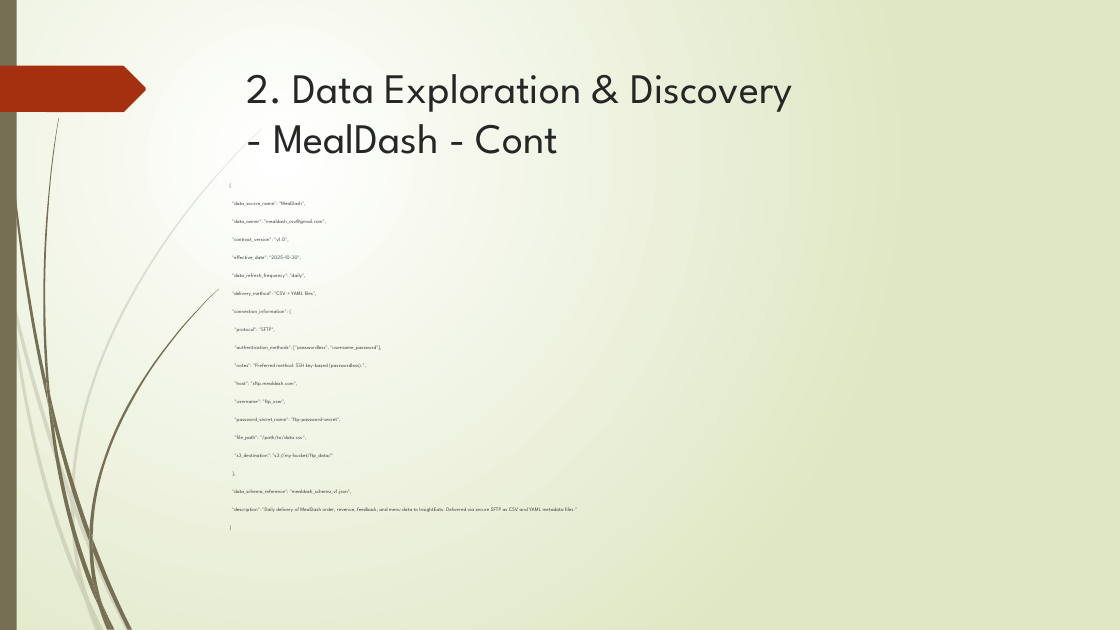
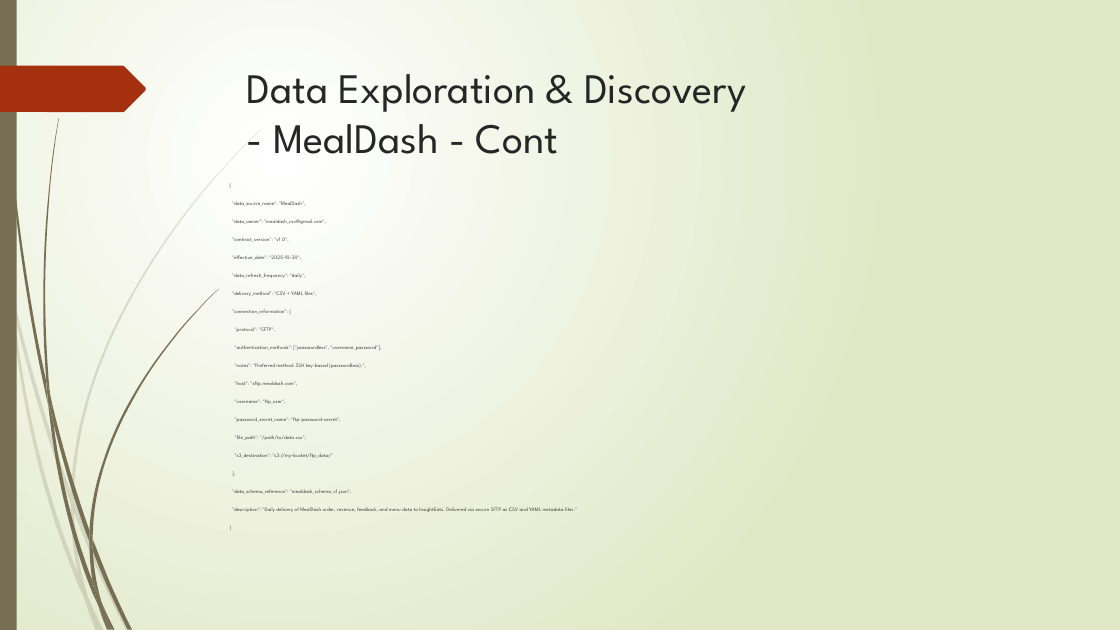
Before and after one commit to gabrielchanyk/food_insights_data_engineering, a slide deck: slide 10 of InsightEats Case Study.pptx. Drawn at 1120x630 pixels with LibreOffice and Linux fonts; fonts in the diff are those of the drawing. Boxes give left, top, right and bottom in pixels: in the first picture for what was removed or moved away, otherwise in the second. Text is boxed around its words. In the diff, an @@ line names an element or a change of style, - is before the commit and + after.

```diff
--- a/InsightEats Case Study.pptx
+++ b/InsightEats Case Study.pptx
@@ title at (247, 74, 746, 154): text changed @@
-2. Data Exploration & Discovery
-- MealDash - Cont
+Data Exploration & Discovery
+- MealDash - Cont
```
Also in this commit, not shown: 15 other slides changed, 19 slides added, 1 slide removed, 6 other files.
